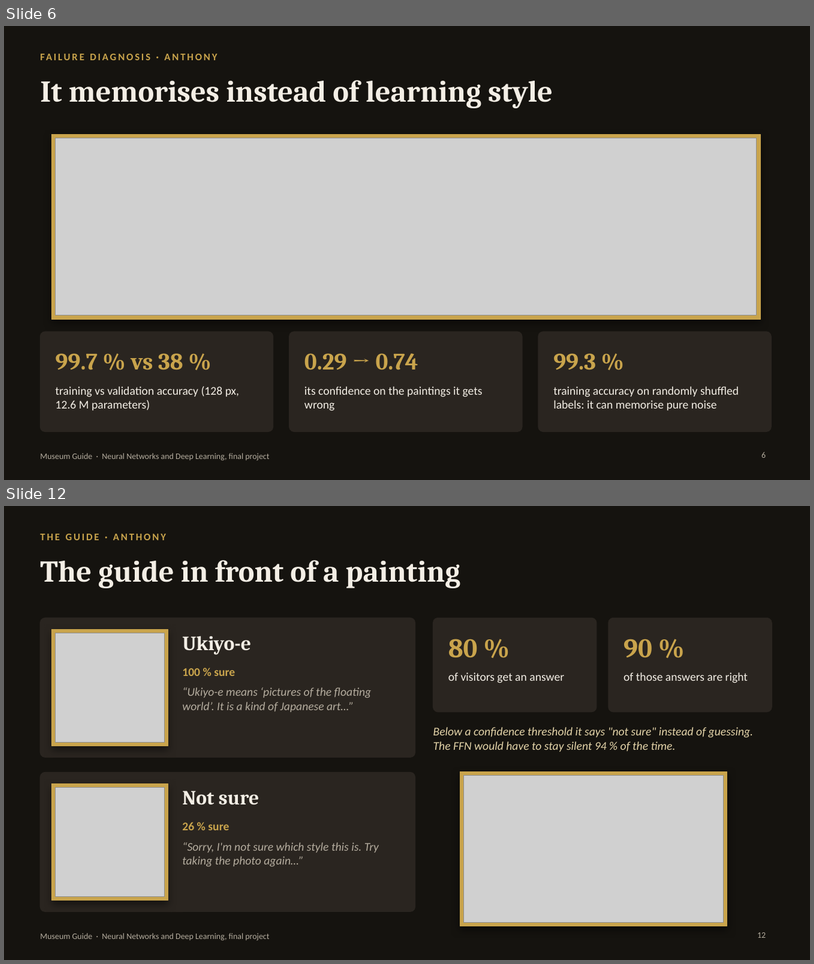
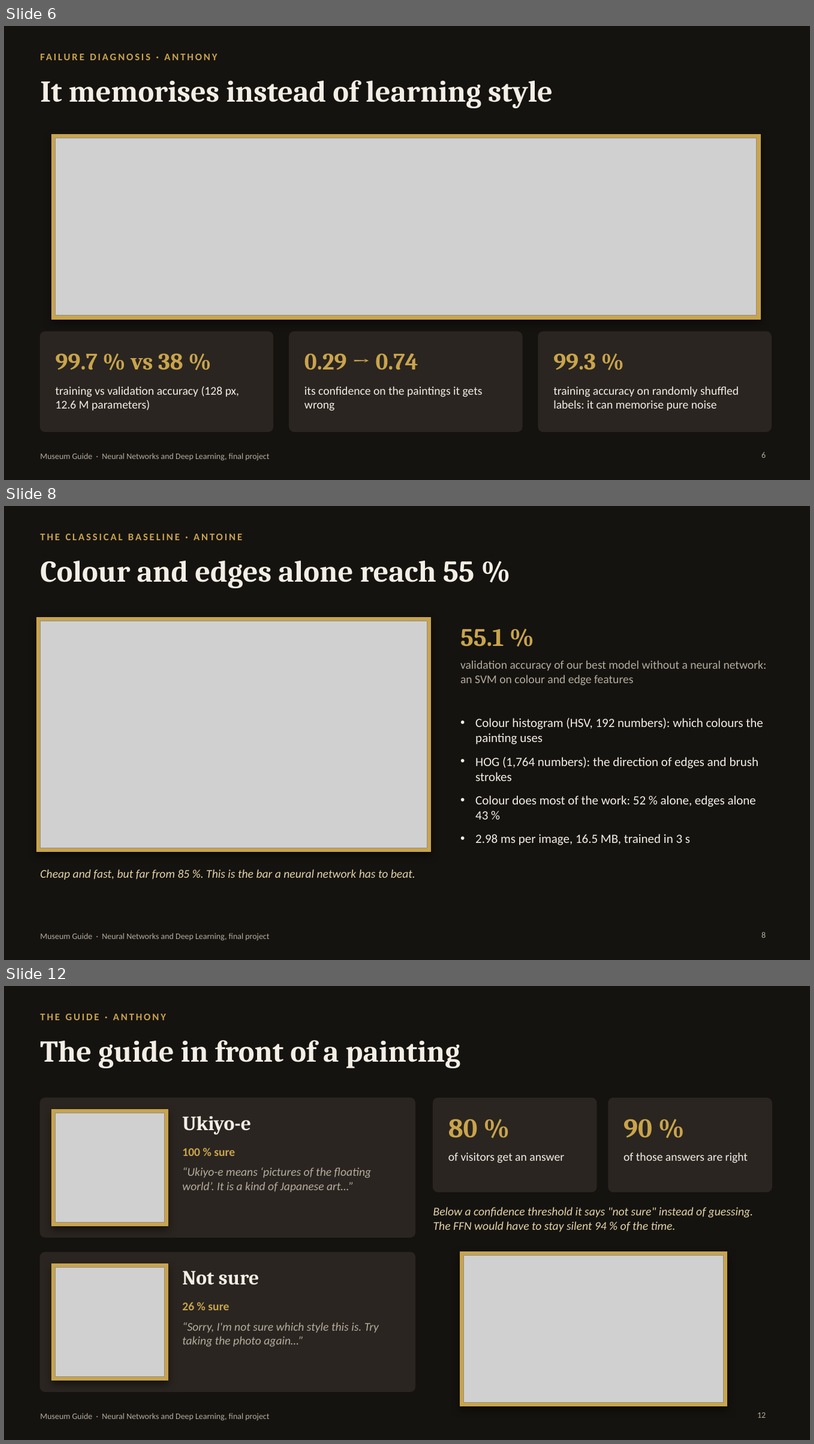
Before and after one commit to anthonyrascle43-stack/Neural-Network-Project, a slide deck: slides/museum_guide.pptx. Shown one above the other, each under a label of ours: slides 6 and 12 before the commit, slides 6, 8 and 12 after it; the slides between them are not shown. The pictures are 814x964 and 814x1444 pixels, drawn with LibreOffice and Linux fonts; fonts in the diff are those of the drawing; grey boxes stand for pictures. Boxes give left, top, right and bottom in pixels: in the first picture for what was removed or moved away, otherwise in the second. Text is boxed around its words. In the diff, an @@ line names an element or a change of style, - is before the commit and + after.

Commit message:
Fill slides 8-11: classical baseline, pretrained ResNet18, test comparison and recommendation

```diff
--- a/slides/museum_guide.pptx
+++ b/slides/museum_guide.pptx
@@ slide 8 added at (4,506,810,960), background #15130F; not listed: 1 template element that a slide beside it also shows @@
@@ text added at (40,534,242,540), 12 pt, text #C9A44C, bold @@
+THE CLASSICAL BASELINE · ANTOINE
@@ title added at (40,561,474,588), 36 pt, text #F3EEE5, bold @@
+Colour and edges alone reach 55 %
@@ rectangle added at (36,618,431,852), fill #C9A44C, outline #C9A44C 0.5 pt @@
@@ picture added at (40,621,428,848) @@
@@ text added at (461,629,504,646), 30 pt, text #C9A44C, bold @@
+55.1 %
@@ text added at (461,660,767,685), 14 pt, text #B4AC9E @@
+validation accuracy of our best model without a neural network: an SVM on colour and edge features
@@ text added at (476,718,763,845), 15 pt, text #F3EEE5 @@
+• Colour histogram (HSV, 192 numbers): which colours the painting uses
+• HOG (1,764 numbers): the direction of edges and brush strokes
+• Colour does most of the work: 52 % alone, edges alone 43 %
+• 2.98 ms per image, 16.5 MB, trained in 3 s
@@ text added at (40,869,416,879), 14 pt, text #E3D3A8, italic @@
+Cheap and fast, but far from 85 %. This is the bar a neural network has to beat.
@@ page number added at (762,931,766,937), 10 pt, text #B4AC9E @@
+8
```
Also in this commit, not shown: 3 other slides added, 4 slides removed.
